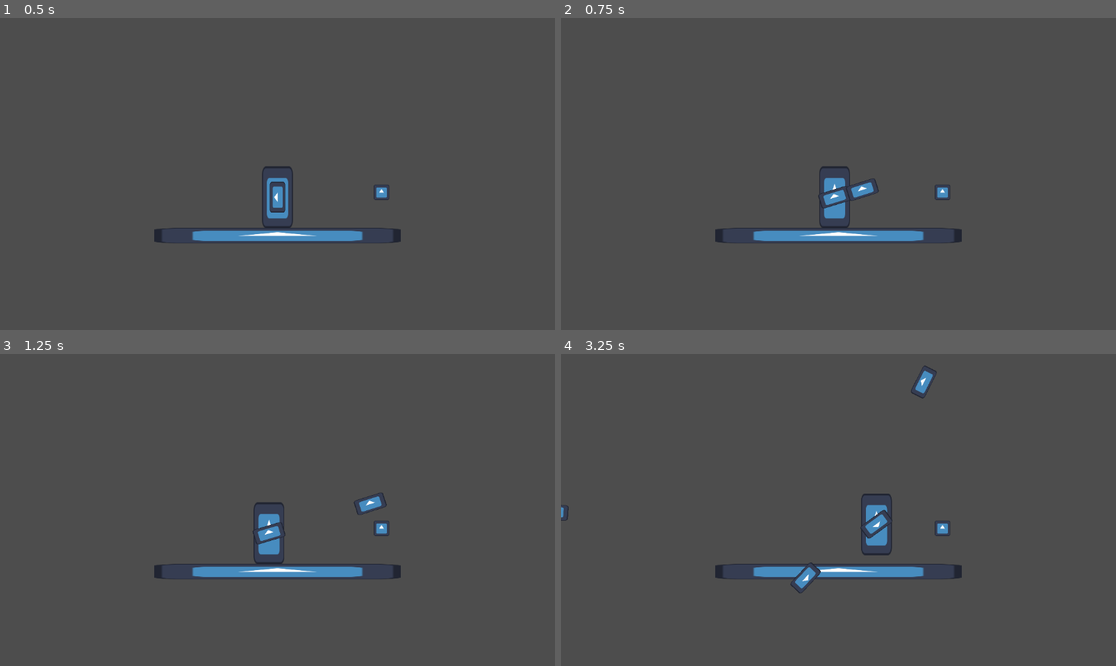
Above: before the commit, frames 1-4 (two rows, left to right).
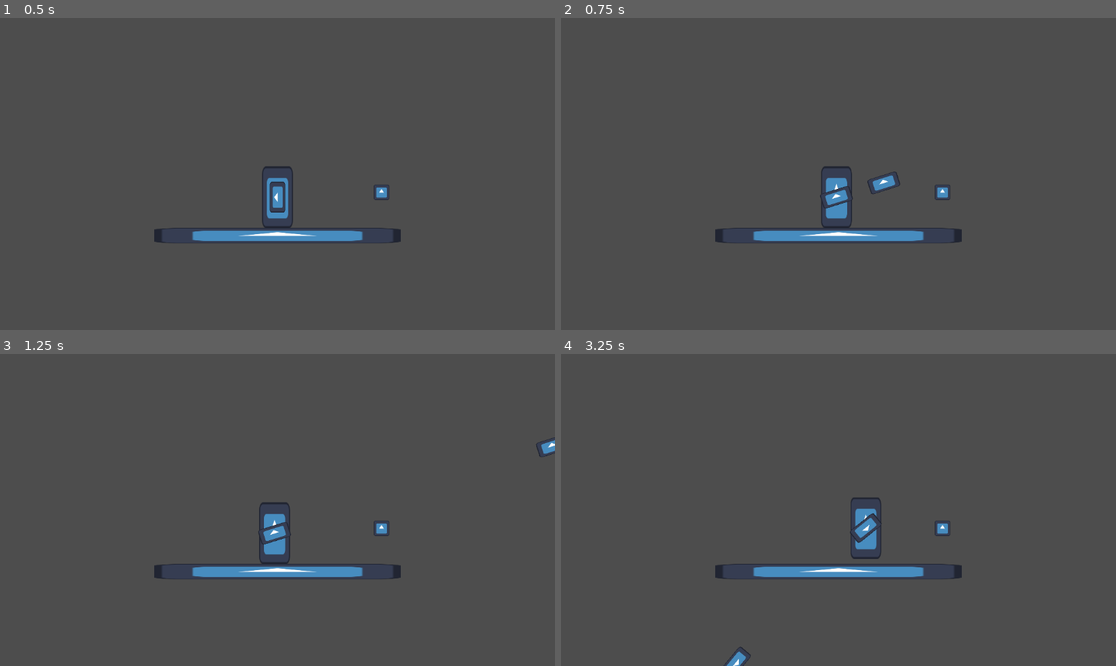
Above: after the commit, the same moments.

Repository: wivest/JamWeekend2
Game: Godot game, scene res://main.tscn
Two runs of this game, one before a commit and one after it. Both use one fixed random seed, a clock stepped at 60 frames per second and the inputs below. The engine's default icon, where the game draws it, is replaced by a stand-in: a white triangle on a blue panel in a dark square.
Inputs (mouse positions are in pixels of both pictures, inside the frame that each line leads up to):
- Up to frame 1 (0.5 s): no input
- Up to frame 2 (0.75 s): move the mouse to (960, 158) at 0.52 s; click (960, 158) at 0.67 s
- Up to frame 3 (1.25 s): no input
- Up to frame 4 (3.25 s): move the mouse to (727, 525) at 1.27 s; click (727, 525) at 1.42 s; move the mouse to (894, 441) at 2.02 s; click (894, 441) at 2.17 s; move the mouse to (810, 572) at 2.77 s; click (810, 572) at 2.92 s

Frame 1 is identical in both runs. In frame 2, 0.6% of the frame differs, in the area x 46-62%, y 47-68%; in frame 3, 0.8%; in frame 4, 1.3%, in the area x 0-68%, y 3-100%.

Commit message:
feat: include bullet weight

Diff:
--- a/godot/entities/bullet/bullet.gd
+++ b/godot/entities/bullet/bullet.gd
@@ -1,7 +1,7 @@
 class_name Bullet
 extends Area2D
 
-@export var mass: float = 1
+@export var mass: float = 10
 
 var speed: float
 
--- a/godot/entities/player/player.gd
+++ b/godot/entities/player/player.gd
@@ -2,6 +2,11 @@
 extends RigidBody2D
 
 @export var rifle: Rifle
+@export var primary_mass: float = 10
+
+
+func _ready() -> void:
+	mass = primary_mass + rifle.get_mass()
 
 
 func _input(event):
@@ -15,11 +20,13 @@
 		return
 
 	var bullet: Bullet = rifle.shoot()
+	mass = primary_mass + rifle.get_mass()
 
 	var direction: Vector2 = get_local_mouse_position().normalized()
-	var impulse: float = bullet.mass * rifle.shooting_speed
+	var impulse: float = bullet.mass * rifle.shooting_speed * rifle.power_multiplier
 	apply_central_impulse(impulse * -direction)
 
 
 func ammunition_entered(bullets: int) -> void:
 	rifle.bullets += bullets
+	mass = primary_mass + rifle.get_mass()
--- a/godot/entities/rifle/rifle.gd
+++ b/godot/entities/rifle/rifle.gd
@@ -2,7 +2,8 @@
 extends Node2D
 
 @export var bullet_scene: PackedScene
-@export var shooting_speed: float = 300
+@export var power_multiplier: float = 2
+@export var shooting_speed: float = 1000
 @export var bullets: int = 0
 
 @onready var muzzle: Marker2D = $Muzzle
@@ -21,3 +22,8 @@
 	owner.add_child(bullet)
 
 	return bullet
+
+
+func get_mass() -> float:
+	var bullet: Bullet = bullet_scene.instantiate() as Bullet
+	return bullets * bullet.mass
